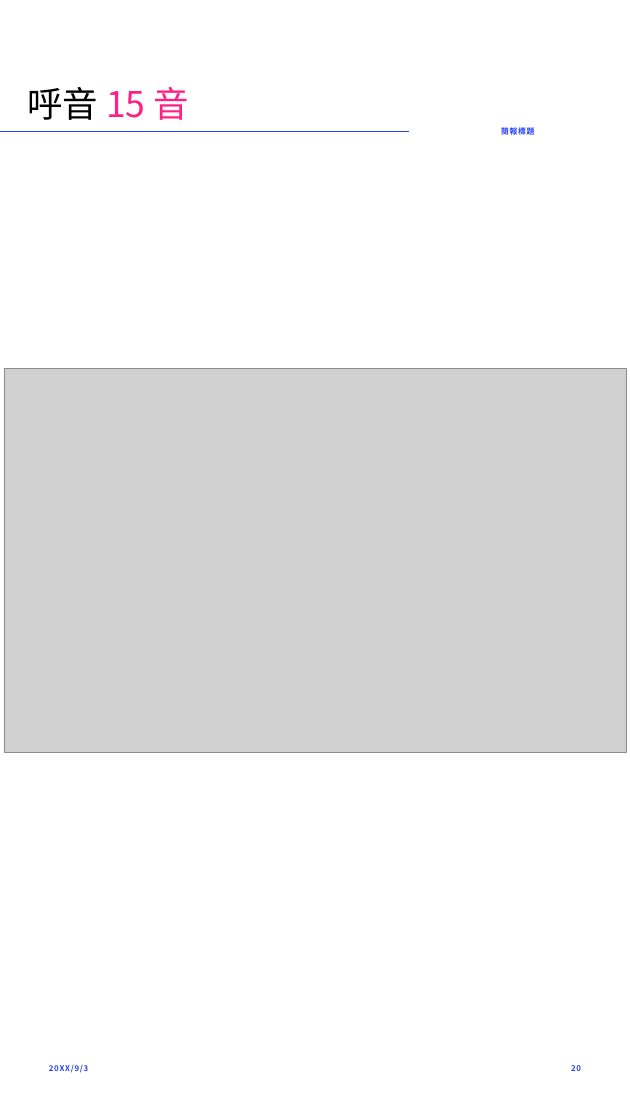
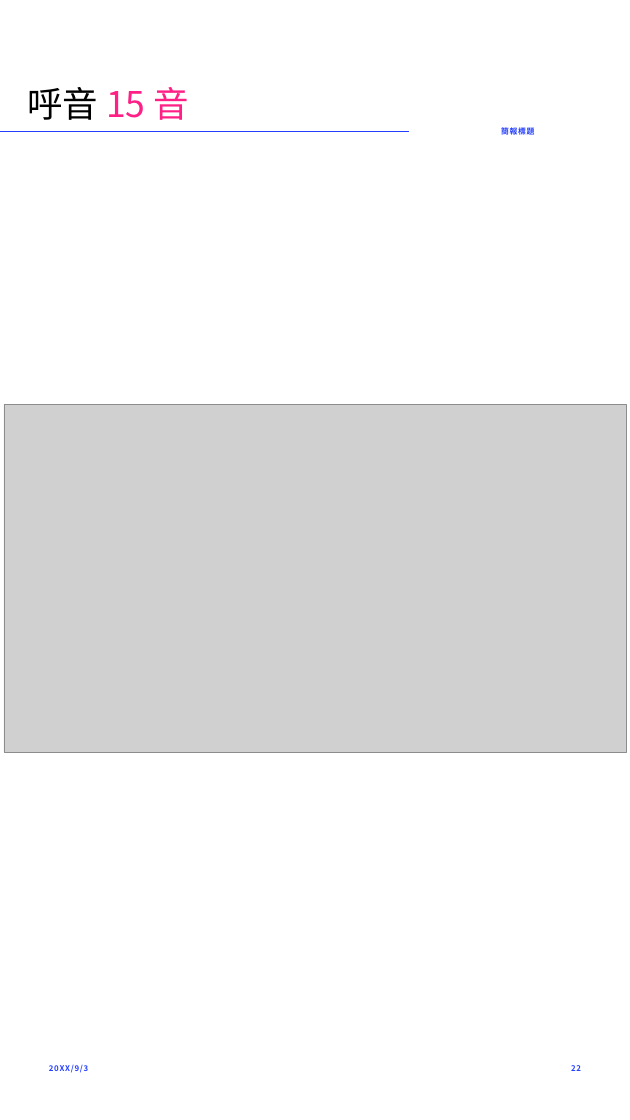
Before and after one commit to AlanJui/Piau-Im, a slide deck: slide 22 of Documents/十五音教材/漢字十五音標音法介紹.pptx (slide 20 before the commit). Drawn at 630x1120 pixels with LibreOffice and Linux fonts; fonts in the diff are those of the drawing; grey boxes stand for pictures. Boxes give left, top, right and bottom in pixels: in the first picture for what was removed or moved away, otherwise in the second. Text is boxed around its words. In the diff, an @@ line names an element or a change of style, - is before the commit and + after.

```diff
--- a/Documents/十五音教材/漢字十五音標音法介紹.pptx
+++ b/Documents/十五音教材/漢字十五音標音法介紹.pptx
@@ picture: place and size @@
-picture at <box>4,368,626,752</box>
+picture at <box>4,404,626,752</box>
@@ page number at <box>571,1065,581,1071</box>: text changed @@
-20
+22
```
Also in this commit, not shown: 5 other slides changed, 7 slides added, 5 other files.
